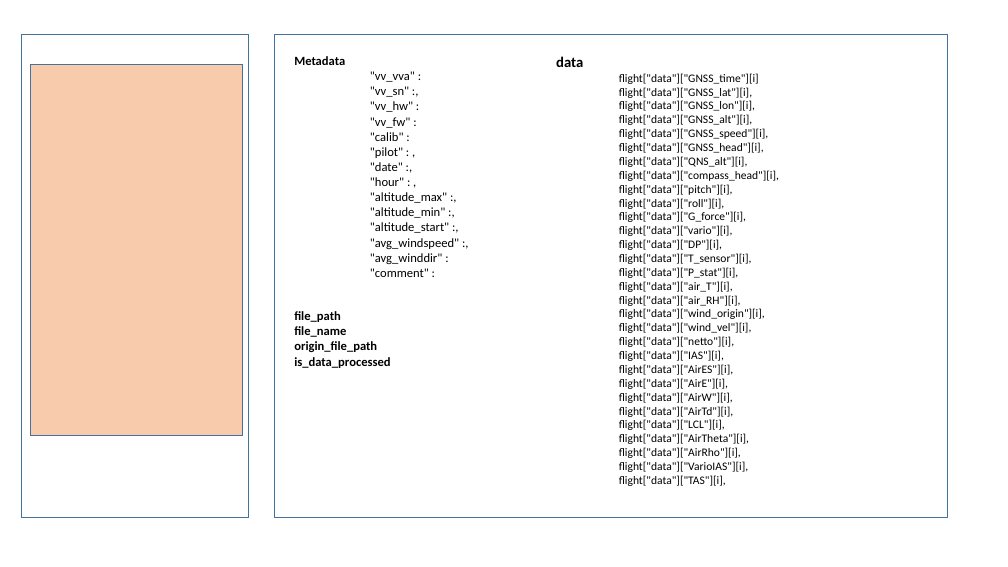
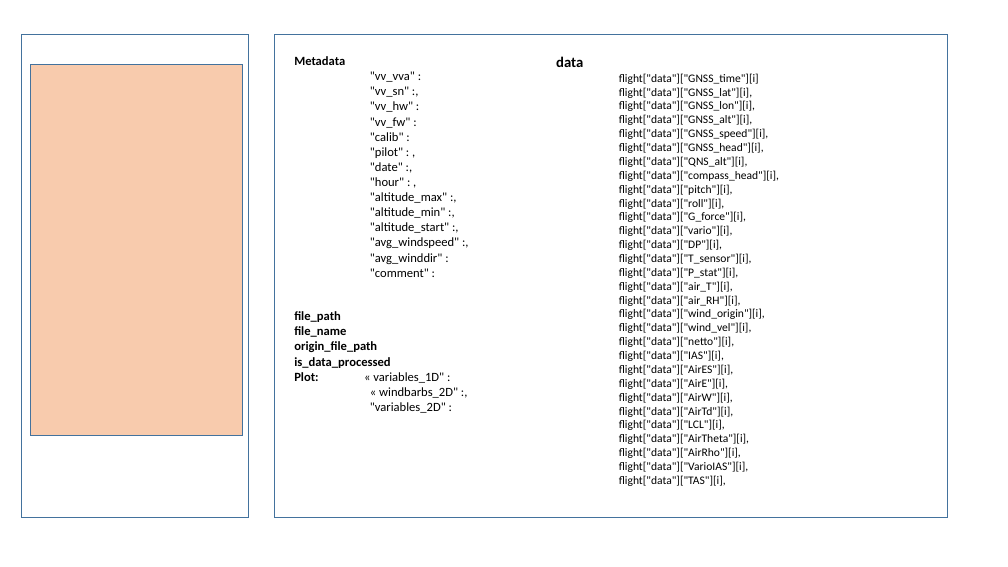
Before and after one commit to TheGoodWeather/Vector-Vario-Analyzer, a slide deck: slide 2 of ressources/code.pptx. Drawn at 1008x567 pixels with LibreOffice and Linux fonts; fonts in the diff are those of the drawing. Boxes give left, top, right and bottom in pixels: in the first picture for what was removed or moved away, otherwise in the second. Text is boxed around its words. In the diff, an @@ line names an element or a change of style, - is before the commit and + after.

```diff
--- a/ressources/code.pptx
+++ b/ressources/code.pptx
@@ text at [294, 372, 458, 413]: paragraphs added @@
+Plot: « variables_1D" :
+« windbarbs_2D" :,
+    "variables_2D" :
```
Also in this commit, not shown: 6 other files.
